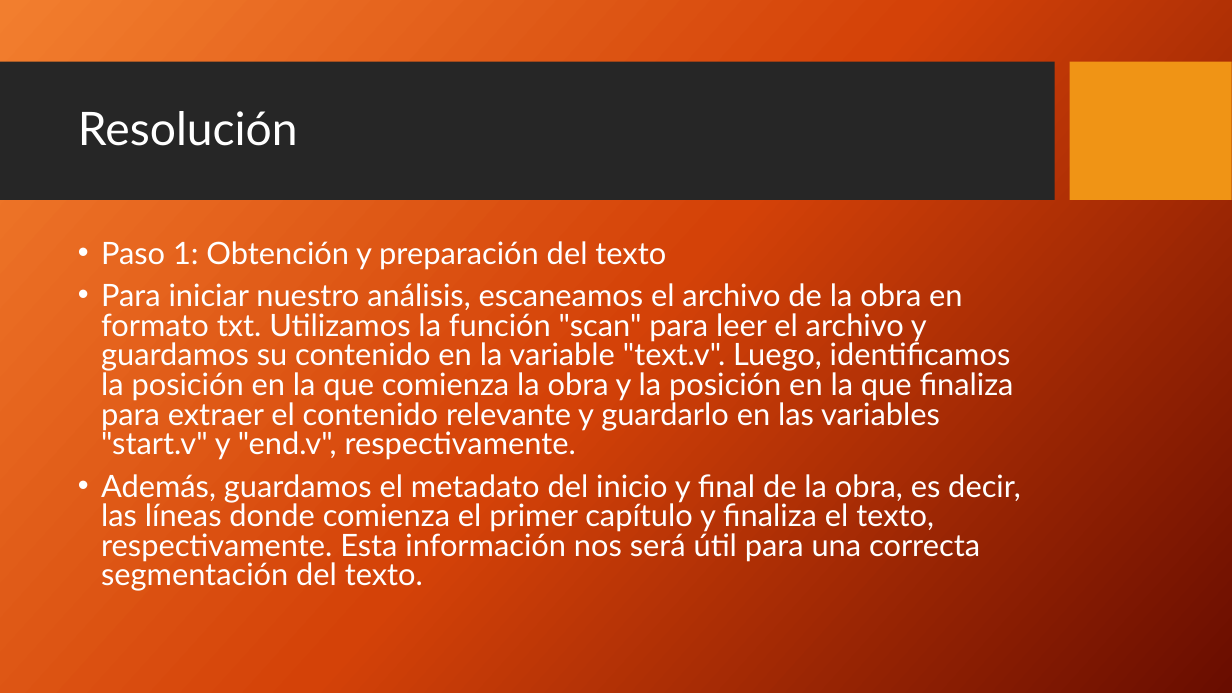
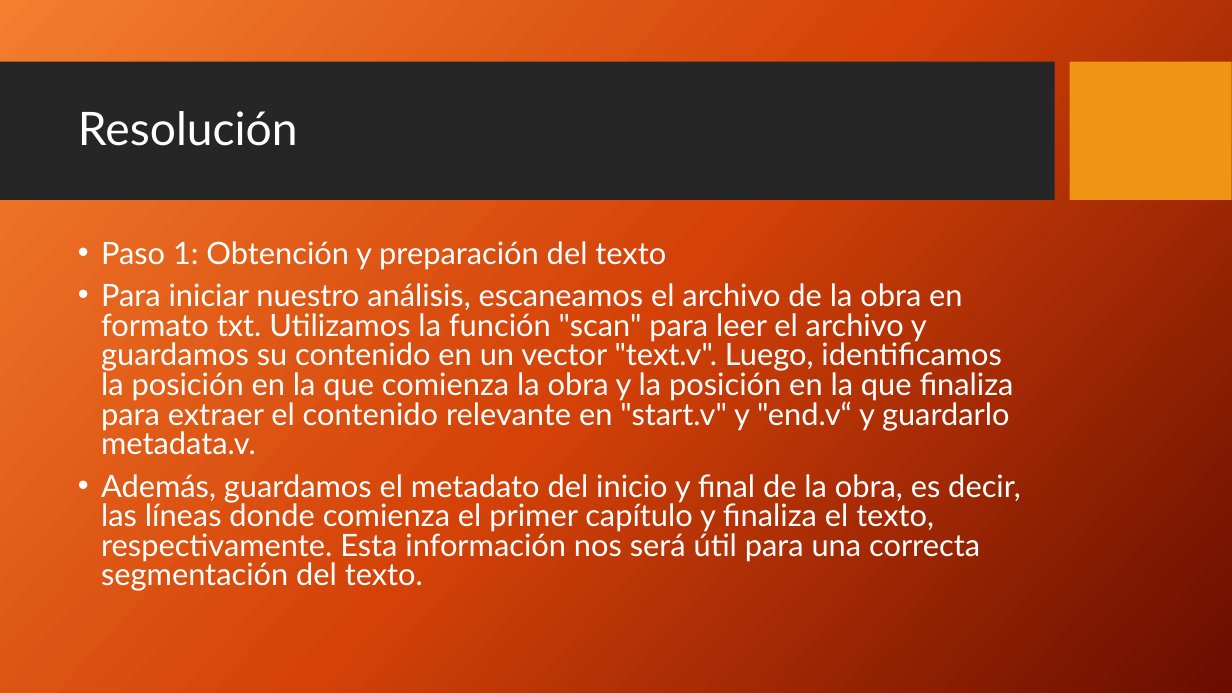
Before and after one commit to Byneros/TallerGestionDeDatosElArteDeLaGuerra, a slide deck: slide 4 of QUE DEBES CONOCER PARA GANAR CUALQUER BATALLA OTRA VERSION.pptx. Drawn at 1232x693 pixels with LibreOffice and Linux fonts; fonts in the diff are those of the drawing; background and template pictures are left out. Boxes give left, top, right and bottom in pixels: in the first picture for what was removed or moved away, otherwise in the second. Text is boxed around its words. In the diff, an @@ line names an element or a change of style, - is before the commit and + after.

```diff
--- a/QUE DEBES CONOCER PARA GANAR CUALQUER BATALLA OTRA VERSION.pptx
+++ b/QUE DEBES CONOCER PARA GANAR CUALQUER BATALLA OTRA VERSION.pptx
@@ text at (101, 283, 1014, 455): text changed @@
-• Para iniciar nuestro análisis, escaneamos el archivo de la obra en formato txt. Utilizamos la función "scan" para leer el archivo y guardamos su contenido en la variable "text.v". Luego, identificamos la posición en la que comienza la obra y la posición en la que finaliza para extraer el contenido relevante y guardarlo en las variables "start.v" y "end.v", respectivamente.
+• Para iniciar nuestro análisis, escaneamos el archivo de la obra en formato txt. Utilizamos la función "scan" para leer el archivo y guardamos su contenido en un vector "text.v". Luego, identificamos la posición en la que comienza la obra y la posición en la que finaliza para extraer el contenido relevante en "start.v" y "end.v“ y guardarlo metadata.v.
```
Also in this commit, not shown: 6 other slides changed, 6 other files.
